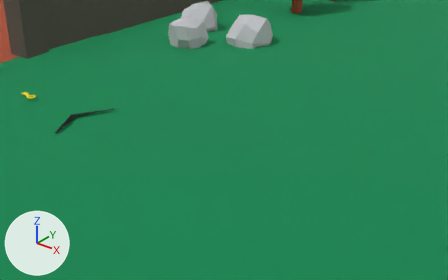
A saved change to the FBX model resources/models/fbx/assets.fbx.
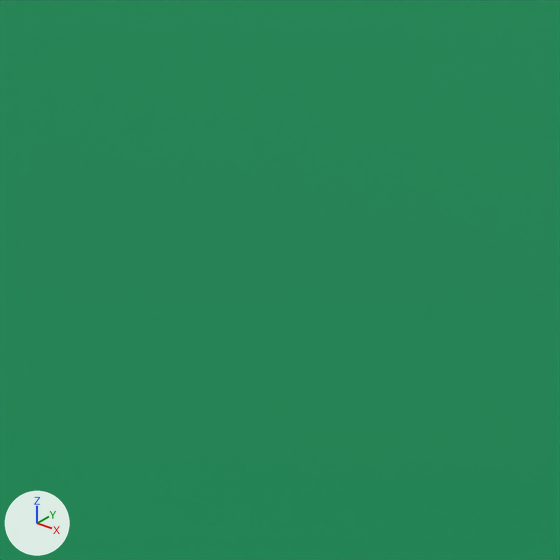
There are two pictures of each version: one from a camera (50 mm lens) standing at (17.93, -9.35, 6.62) and looking at (10.31, 0.18, 0.71), one close up on the part from 35% to 60% of the width and 29% to 69% of the height. Arrows for +X, +Y and +Z are at lower left; the lights stay in place. The first two pictures are the older version. Where no turn or scale is listed for an object, it has been applied to the vertices.

Objects in the first close-up: 'Terrain'.
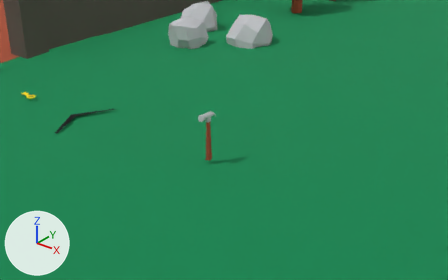
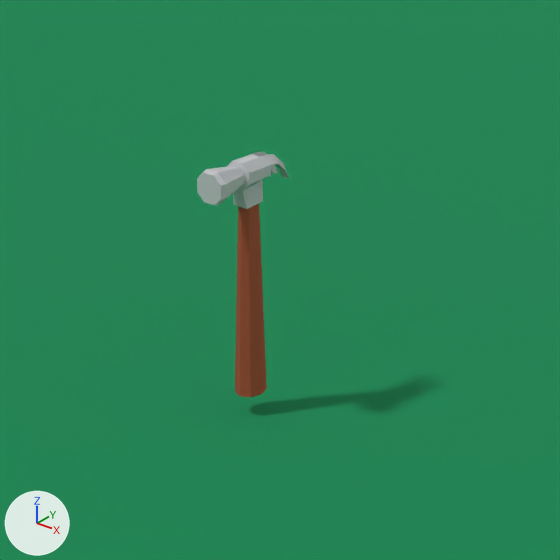
Where the change shows, as pixel boxes (x1, y1, x2, y2) in the close-ups (560 x 560 px):
'Martelo', added
    after: (197, 151, 289, 397)
    faces in mat_brown (brown #ab5236): (235, 203, 267, 397)
    faces in mat_grey (light grey #c2c3c7): (197, 151, 289, 209)

The edits, one by one:
Mesh me_martelo_001 is new.
It has 88 vertices, 85 faces and spans x -0.081..0.075, y -0.257..0.238, z -0.135..1.006.
Faces by material slot: [14, 71].
It uses material mat_brown (brown #ab5236).
It uses material mat_grey (light grey #c2c3c7).
Object 'Martelo' (ob_martelo) is new; it shows me_martelo_001.
Its location is (10.018, 0.0, 0.356).
